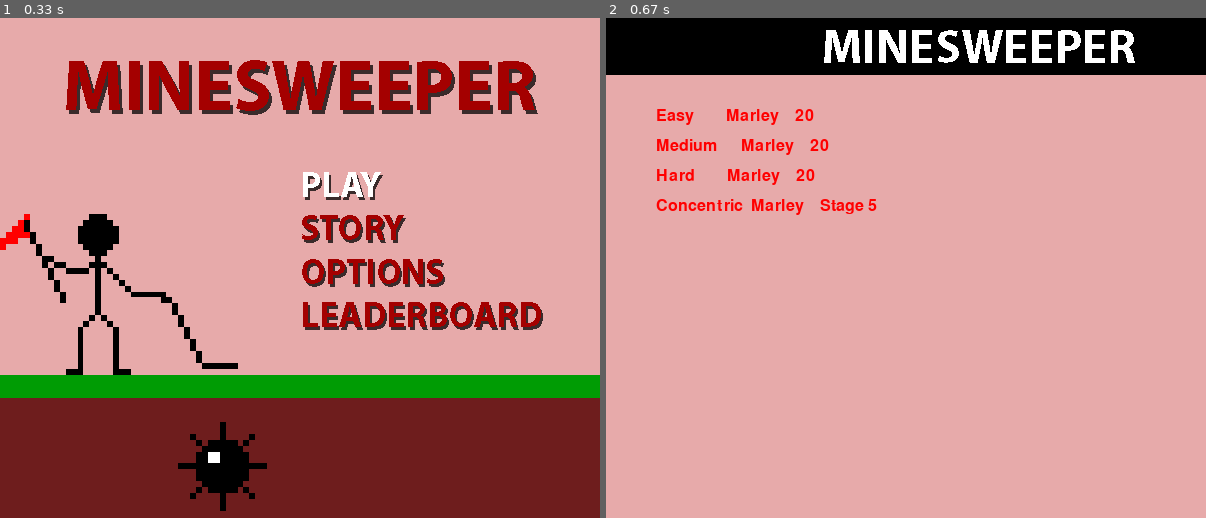
Above: before the commit, frames 1-2 (left to right).
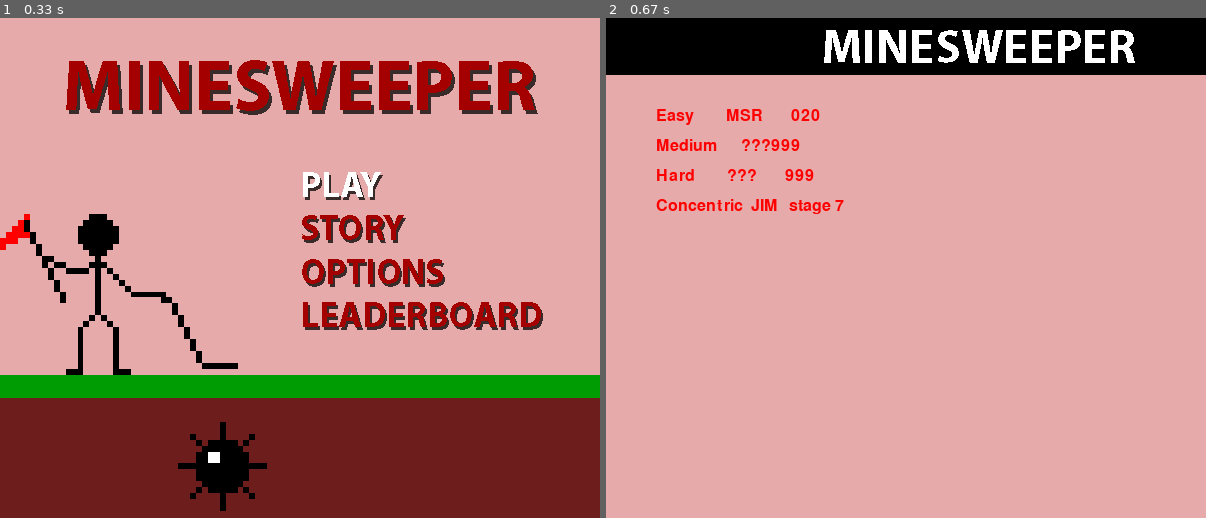
Above: after the commit, the same moments.

Repository: marleysudbury/minesweeper-pygame
Game: pygame game, started from game.py
Same seed, same stepped clock (60 frames per second), same inputs: the game is played once before the commit and once after it.
Inputs (mouse positions are in pixels of both pictures, inside the frame that each line leads up to):
- Up to frame 1 (0.33 s): no input
- Up to frame 2 (0.67 s): click (906, 303) at 0.38 s

Frame 1 is identical in both runs. In frame 2, 0.9% of the frame differs, in the area x 20-46%, y 18-40%.

Commit message:
Leaderboard loading from file

Diff:
--- a/game.py
+++ b/game.py
@@ -54,6 +54,8 @@
         self.load_sounds()
         self.sounds["music"].play(-1)
         self.sounds["explosion1"].play()
+
+        self.load_leaderboard()
 
     def loop(self):
         """The game loop."""
@@ -122,21 +124,31 @@
 
     def load_leaderboard(self):
         self.leaderboard = {}
-        text = open('data/leader.txt').split('\n')
+        lb_file = open('data/leader.txt')
+        text = lb_file.read().split('\n')
         for i in range(0, len(text)):
-            self.leaderboard[0] = text[0].split(',')
-
-        self.leaderboard
+            self.leaderboard[i] = text[i].split(',')
+
+        lb_file.close()
+
+    def save_leaderboard(self):
+        text = ''
+        for i in range(0, len(self.leaderboard)):
+            text += '{},{}\n'.format(self.leaderboard[i]
+                                     [0], self.leaderboard[i][1])
+        lb_file = open('data/leader.txt')
+        lb_file.write(text)
+        lb_file.close()
 
     def display_leaderboard(self):
         easy = self.font.render('{:<12}{:<10}{}'.format(
-            'Easy', 'Marley', '20'), True, (255, 0, 0))
+            'Easy', self.leaderboard[0][0], self.leaderboard[0][1]), True, (255, 0, 0))
         medium = self.font.render(
-            '{:<12}{:<10}{}'.format('Medium', 'Marley', '20'), True, (255, 0, 0))
+            '{:<12}{}{}'.format('Medium', self.leaderboard[1][0], self.leaderboard[1][1]), True, (255, 0, 0))
         hard = self.font.render('{:<12}{:<10}{}'.format(
-            'Hard', 'Marley', '20'), True, (255, 0, 0))
+            'Hard', self.leaderboard[2][0], self.leaderboard[2][1]), True, (255, 0, 0))
         concentric = self.font.render(
-            '{:<12}{:<10}{}'.format('Concentric', 'Marley', 'Stage 5'), True, (255, 0, 0))
+            '{:<12}{}{:>10}'.format('Concentric', self.leaderboard[3][0], ' stage ' + self.leaderboard[3][1]), True, (255, 0, 0))
         self.game_display.blit(easy, (50, 90))
         self.game_display.blit(medium, (50, 120))
         self.game_display.blit(hard, (50, 150))
